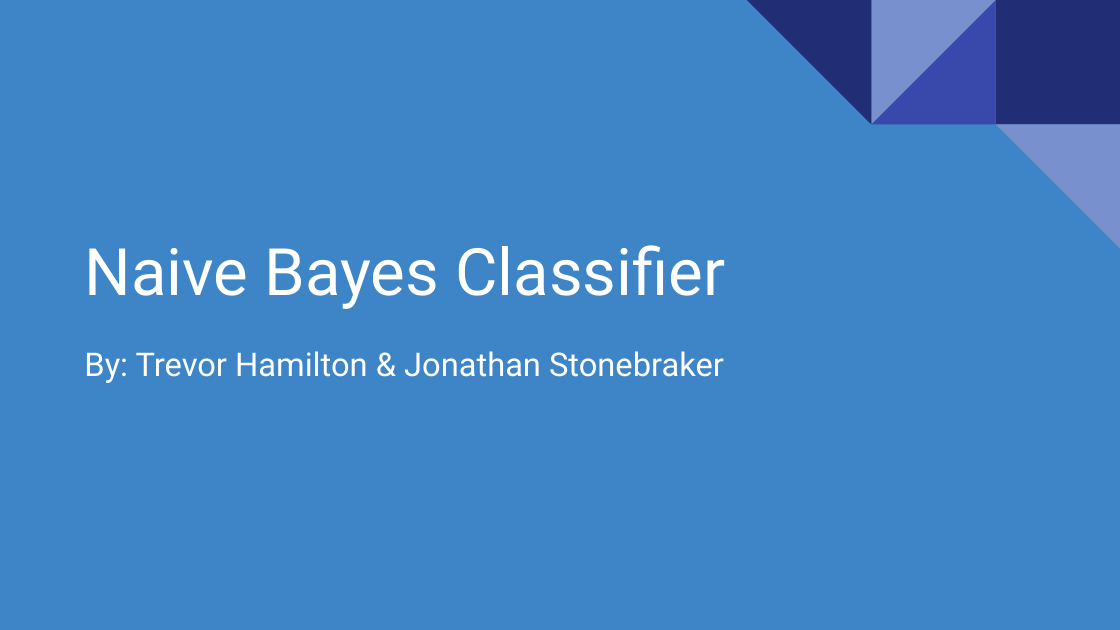
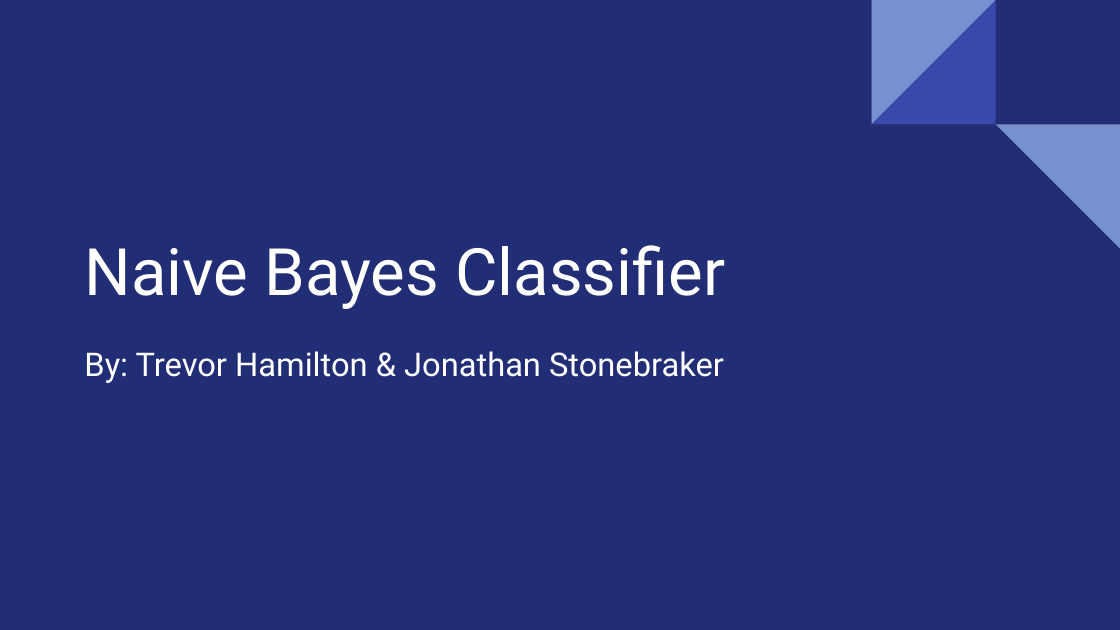
Before and after one commit to hamiltontj/NaiveBayes, a slide deck: slide 1 of doc/Presentation.pptx. Drawn at 1120x630 pixels with LibreOffice and Linux fonts; fonts in the diff are those of the drawing. Boxes give left, top, right and bottom in pixels: in the first picture for what was removed or moved away, otherwise in the second. Text is boxed around its words. In the diff, an @@ line names an element or a change of style, - is before the commit and + after.

```diff
--- a/doc/Presentation.pptx
+++ b/doc/Presentation.pptx
@@ background #3D85C6 to #212D74 @@
@@ rectangle removed at [996, 0, 1120, 124] @@
```
Also in this commit, not shown: 29 slides added, 9 slides removed, 27 other files.
